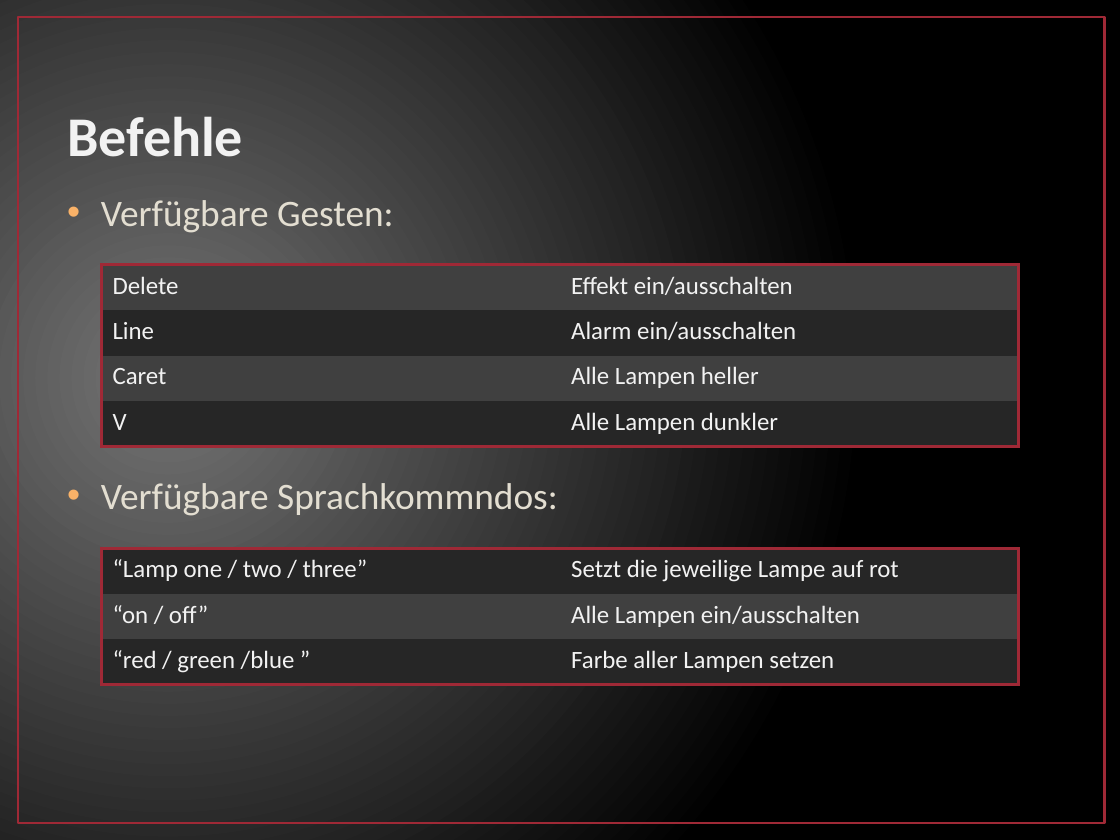
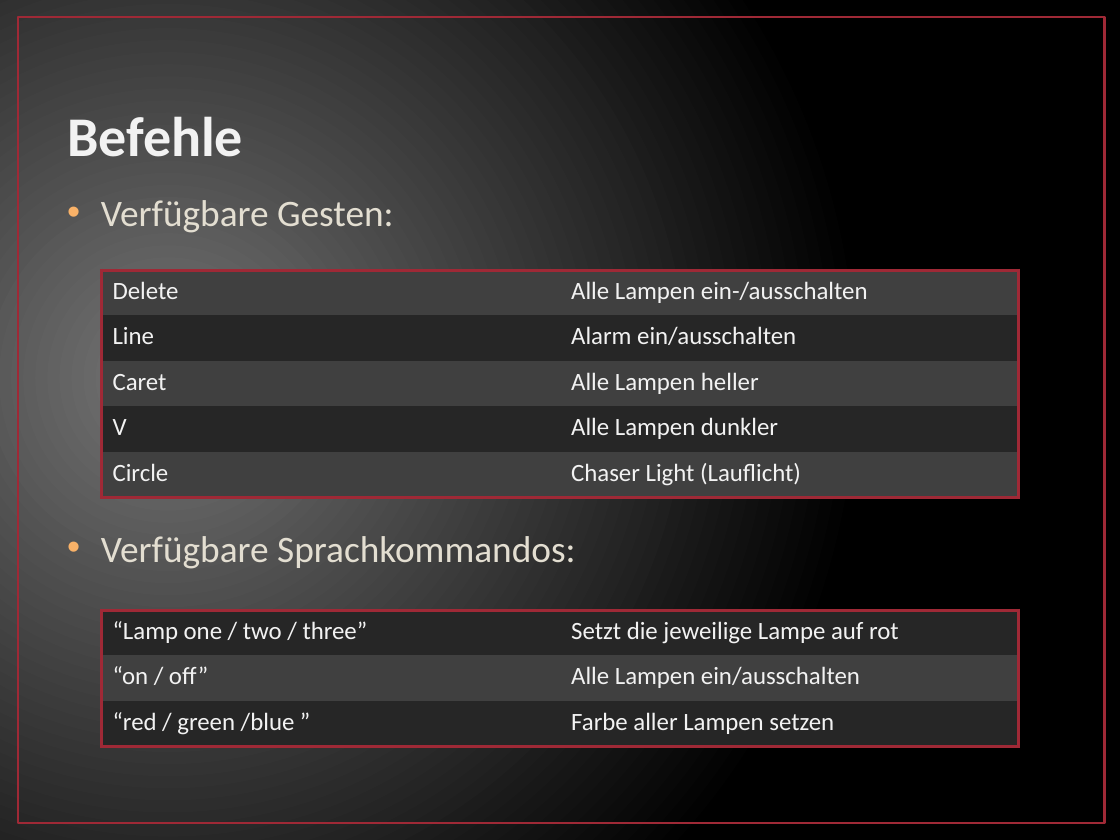
Before and after one commit to fgrebe/GestureContolForHue, a slide deck: slide 4 of doc/Gesture Control for Philips Hue.pptx. Drawn at 1120x840 pixels with LibreOffice and Linux fonts; fonts in the diff are those of the drawing. Boxes give left, top, right and bottom in pixels: in the first picture for what was removed or moved away, otherwise in the second. Text is boxed around its words. In the diff, an @@ line names an element or a change of style, - is before the commit and + after.

```diff
--- a/doc/Gesture Control for Philips Hue.pptx
+++ b/doc/Gesture Control for Philips Hue.pptx
@@ table at (102,270,1018,497) @@
-row 1, column 2: Effekt ein/ausschalten
+row 1, column 2: Alle Lampen ein-/ausschalten
+row 5: Circle | Chaser Light (Lauflicht)
@@ table: place and size @@
-table at (102,264,1018,446)
+table at (102,270,1018,497)
@@ text at (101,536,576,569): text changed @@
-• Verfügbare Sprachkommndos:
+• Verfügbare Sprachkommandos:
@@ table: place and size @@
-table at (102,549,1018,685)
+table at (102,610,1018,747)
```
Also in this commit, not shown: 2 other slides changed, 1 slide added.
